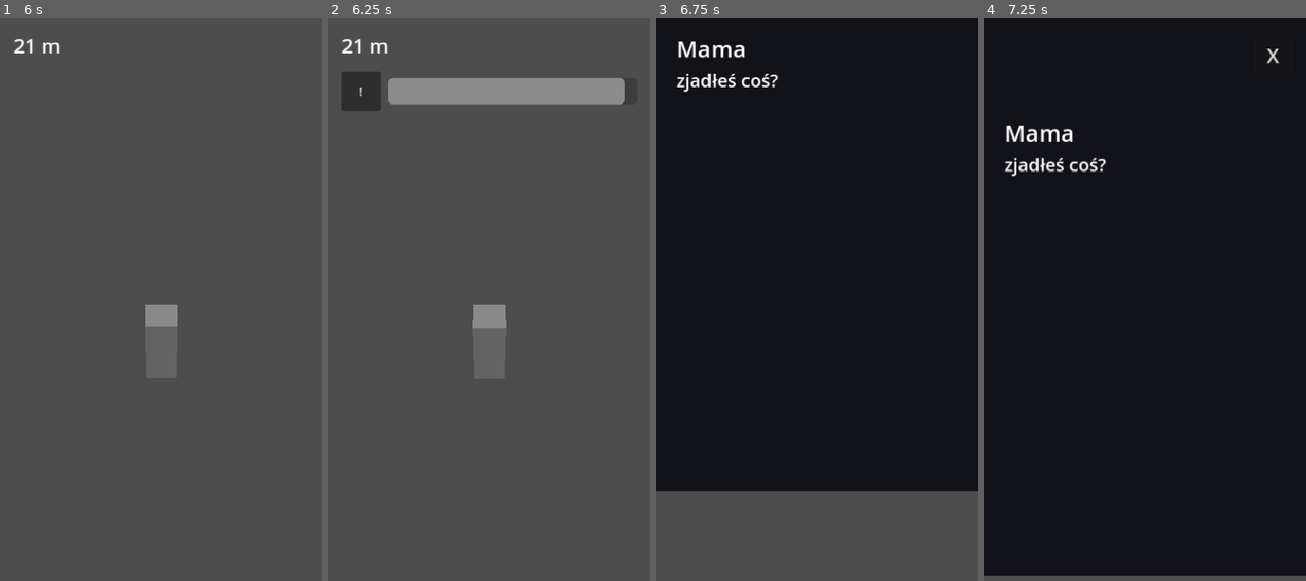
Above: before the commit, frames 1-4 (left to right).
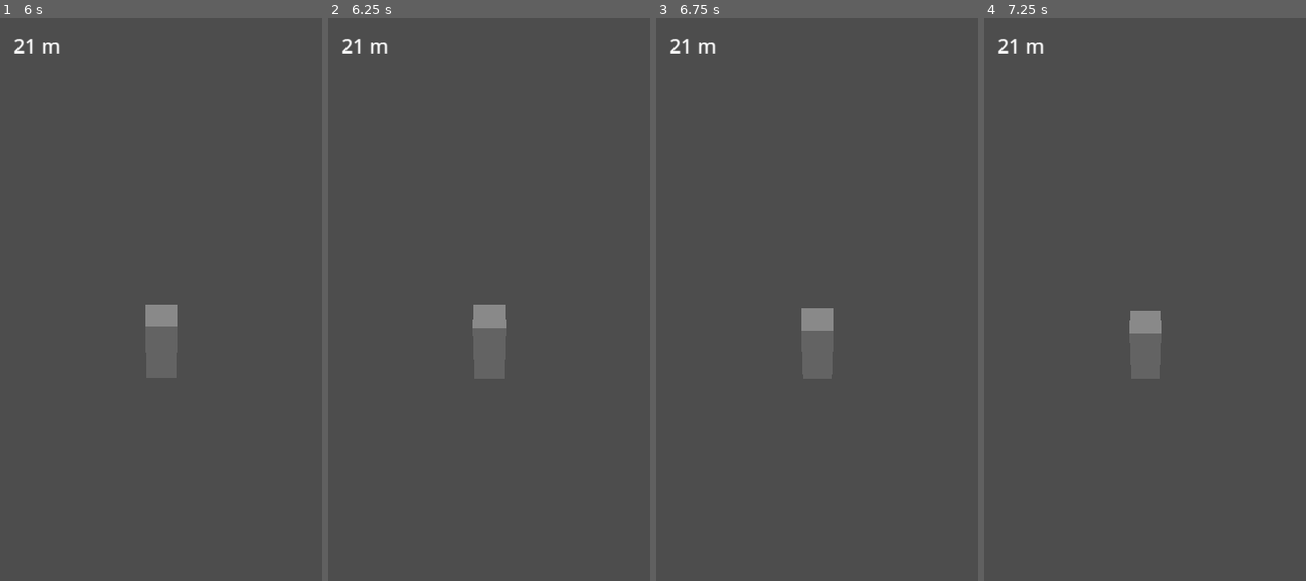
Above: after the commit, the same moments.

Repository: dzieciol-kamil/distracted
Game: Godot game, scene res://scenes/game/game.tscn
The game is run twice, just before and just after one commit, with the same random seed, the same clock (stepped at 60 frames per second) and the same inputs. This scene is started directly instead of the project's main scene.
Inputs (mouse positions are in pixels of both pictures, inside the frame that each line leads up to):
- Up to frame 1 (6 s): hold Space (stop) 0.53-1.28 s; tap E (check_phone) at 1.35, 5.85 s; tap Space (stop) at 1.55, 2.85, 3.8, 4.35, 5 s; tap Enter at 2, 3.5 s; hold Space (stop) 2.03-2.78 s; hold E (check_phone) 3.53-4.28 s; hold Space (stop) 5.03-5.78 s
- Up to frame 2 (6.25 s): tap Space (stop) at 6.05 s
- Up to frame 3 (6.75 s): click (688, 91) at 6.5 s, where only the run before the commit has a clickable "!"
- Up to frame 4 (7.25 s): no input

Frame 1 is identical in both runs. In frame 2, 4.3% of the frame differs, in the area x 4-93%, y 9-17%; in frame 3, 84%; in frame 4, 99%, in the area x 0-100%, y 0-100%.

Commit message:
feat(hazards): distance-based Tractor spawning
HazardSpawner tracks GameState.distance and spawns Tractor at
SPAWN_LOOKAHEAD ahead of player every SPAWN_INTERVAL meters.
Forwards 'cleared' signal from each tractor for StopController
auto-resume (Task 12).

Game._ready wires HazardSpawner.bind_scene + start, plus
NotificationManager.start. Removed temporary call_deferred from
NotificationManager.

Co-Authored-By: Claude Sonnet 4.6 <noreply@anthropic.com>

Diff:
--- a/src/scripts/autoloads/hazard_spawner.gd
+++ b/src/scripts/autoloads/hazard_spawner.gd
@@ -1,56 +1,56 @@
 extends Node
 
-signal hazard_spawned(hazard: Node3D)
+signal hazard_spawned(node: Node3D)
+signal hazard_cleared(node: Node3D)
 
-const SPAWN_DISTANCE: float = -80.0
-const DESPAWN_DISTANCE: float = 15.0
+const TRACTOR_SCENE: PackedScene = preload("res://scenes/hazards/tractor.tscn")
+const SPAWN_INTERVAL_MIN: float = 25.0
+const SPAWN_INTERVAL_MAX: float = 40.0
+const SPAWN_LOOKAHEAD_MIN: float = 12.0
+const SPAWN_LOOKAHEAD_MAX: float = 15.0
+const SPAWN_X: float = -3.0
 
-var _active_hazards: Array[Node3D] = []
-var _spawn_timer: Timer
-var _player: Node3D
+var _container: Node3D = null
+var _player: Node3D = null
+var _next_spawn_distance: float = 0.0
+var _running: bool = false
 
 func _ready() -> void:
-	_spawn_timer = Timer.new()
-	_spawn_timer.one_shot = false
-	_spawn_timer.timeout.connect(_on_spawn_tick)
-	add_child(_spawn_timer)
 	GameState.phase_changed.connect(_on_phase_changed)
 
-func start(player: Node3D) -> void:
+func bind_scene(container: Node3D, player: Node3D) -> void:
+	_container = container
 	_player = player
-	_spawn_timer.wait_time = _get_spawn_interval()
-	_spawn_timer.start()
+
+func start() -> void:
+	_running = true
+	_schedule_next_spawn()
 
 func stop() -> void:
-	_spawn_timer.stop()
+	_running = false
 
 func _process(_delta: float) -> void:
-	if not _player:
+	if not _running:
 		return
-	for hazard in _active_hazards.duplicate():
-		if hazard.global_position.z > _player.global_position.z + DESPAWN_DISTANCE:
-			_active_hazards.erase(hazard)
-			hazard.queue_free()
+	if _container == null or _player == null:
+		return
+	if GameState.distance >= _next_spawn_distance:
+		_spawn_tractor()
+		_schedule_next_spawn()
 
-func _on_spawn_tick() -> void:
-	if GameState.phase == GameState.GamePhase.GAME_OVER:
-		return
-	_spawn_hazard()
-	_spawn_timer.wait_time = _get_spawn_interval()
+func _spawn_tractor() -> void:
+	var tractor: Node3D = TRACTOR_SCENE.instantiate()
+	var lookahead: float = randf_range(SPAWN_LOOKAHEAD_MIN, SPAWN_LOOKAHEAD_MAX)
+	tractor.position = Vector3(SPAWN_X, 0.75, _player.global_position.z - lookahead)
+	_container.add_child(tractor)
+	tractor.cleared.connect(_on_tractor_cleared)
+	hazard_spawned.emit(tractor)
 
-func _spawn_hazard() -> void:
-	pass  # implemented per zone in feature issues
+func _on_tractor_cleared(node: Node3D) -> void:
+	hazard_cleared.emit(node)
 
-func _get_spawn_interval() -> float:
-	match GameState.zone:
-		GameState.Zone.VILLAGE:
-			return 4.0
-		GameState.Zone.SUBURB:
-			return 2.5
-		GameState.Zone.TOWN:
-			return 1.5
-		_:
-			return 0.8
+func _schedule_next_spawn() -> void:
+	_next_spawn_distance = GameState.distance + randf_range(SPAWN_INTERVAL_MIN, SPAWN_INTERVAL_MAX)
 
 func _on_phase_changed(new_phase: GameState.GamePhase) -> void:
 	if new_phase == GameState.GamePhase.GAME_OVER:
--- a/src/scripts/autoloads/notification_manager.gd
+++ b/src/scripts/autoloads/notification_manager.gd
@@ -27,7 +27,6 @@
 	_interval_timer.timeout.connect(_on_safe_window_elapsed)
 	add_child(_interval_timer)
 	GameState.phase_changed.connect(_on_phase_changed)
-	call_deferred("start")
 
 func start() -> void:
 	_running = true
--- a/src/scripts/game/game.gd
+++ b/src/scripts/game/game.gd
@@ -1,15 +1,15 @@
 extends Node3D
 
-@onready var player: CharacterBody3D = $Player
-@onready var hazard_container: Node3D = $WorldContainer/HazardContainer
+@onready var _world_container: Node3D = $WorldContainer
+@onready var _hazard_container: Node3D = $WorldContainer/HazardContainer
+@onready var _player: Node3D = $Player
 
 func _ready() -> void:
 	GameState.reset_metrics()
-	GameState.phase_changed.connect(_on_phase_changed)
+	HazardSpawner.bind_scene(_hazard_container, _player)
+	HazardSpawner.start()
 	NotificationManager.start()
-	HazardSpawner.start(player)
+	_player.collided_with_hazard.connect(_on_player_collided)
 
-func _on_phase_changed(new_phase: GameState.GamePhase) -> void:
-	if new_phase == GameState.GamePhase.GAME_OVER:
-		await get_tree().create_timer(1.5).timeout
-		SceneManager.go_to("game_over")
+func _on_player_collided() -> void:
+	GameState.set_phase(GameState.GamePhase.GAME_OVER)
